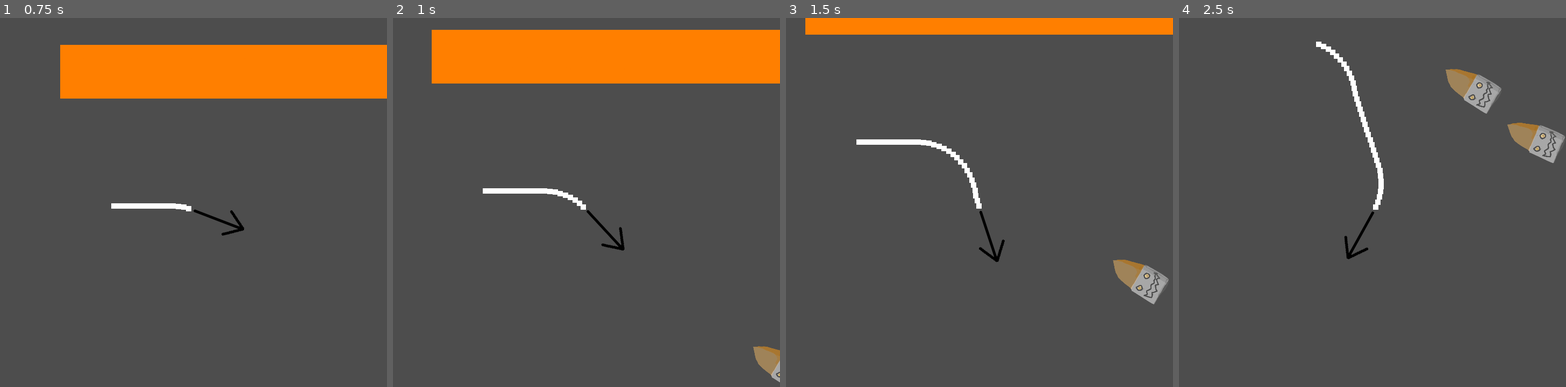
Above: before the commit, frames 1-4 (left to right).
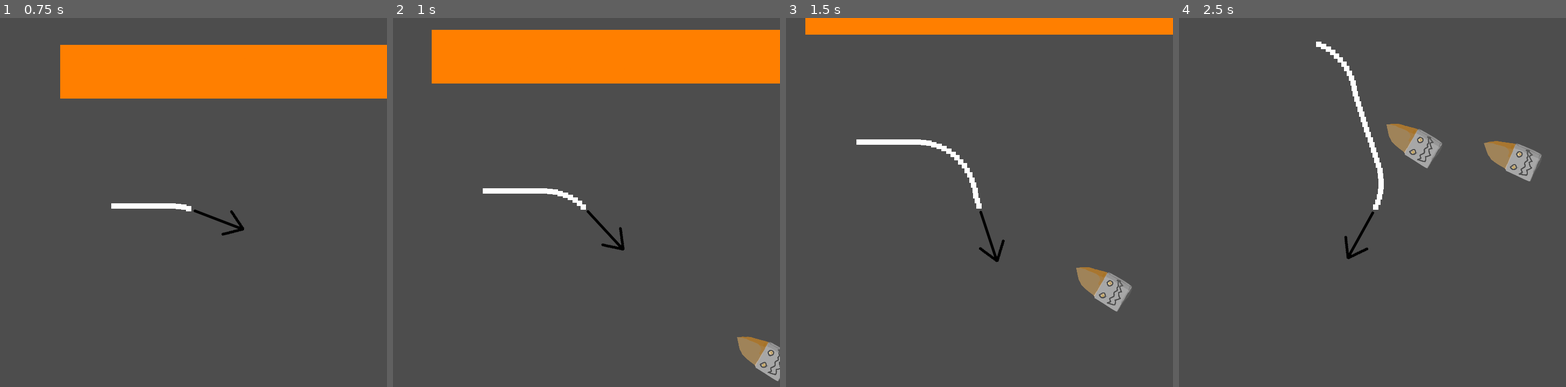
Above: after the commit, the same moments.

Repository: zazak03/jamimag
Game: Godot game, scene res://scenes/test_ennemi.tscn
Two runs of this game, one before a commit and one after it. Both use one fixed random seed, a clock stepped at 60 frames per second and the inputs below. This scene is started directly instead of the project's main scene. The engine's default icon, where the game draws it, is replaced by a stand-in: a white triangle on a blue panel in a dark square.
Inputs:
- Up to frame 1 (0.75 s): hold Right (turn_clockwise) from 0.53 s (still down)
- Up to frame 2 (1 s): keep holding Right (turn_clockwise)
- Up to frame 3 (1.5 s): release Right (turn_clockwise) at 1.28 s; tap Left (turn_counterclockwise) at 1.35 s
- Up to frame 4 (2.5 s): hold Right (turn_clockwise) from 2.03 s (still down)

Frame 1 is identical in both runs. In frame 2, 0.7% of the frame differs, in the area x 88-100%, y 86-99%; in frame 3, 1.7%; in frame 4, 3.5%, in the area x 53-100%, y 13-45%.

Commit message:
Fix de tirer

Diff:
--- a/levels/template_niveau.tscn
+++ b/levels/template_niveau.tscn
@@ -1,9 +1,16 @@
-[gd_scene load_steps=5 format=3 uid="uid://bdxy7pkblvo5g"]
+[gd_scene load_steps=7 format=3 uid="uid://bdxy7pkblvo5g"]
 
 [ext_resource type="Script" path="res://scripts/template_scene.gd" id="1_p0sas"]
 [ext_resource type="PackedScene" uid="uid://dtijo7v6bahj7" path="res://scenes/fleche_complet.tscn" id="2_ey851"]
 [ext_resource type="PackedScene" uid="uid://tpcpgbmcxab" path="res://scenes/cible.tscn" id="3_lw0q8"]
 [ext_resource type="PackedScene" uid="uid://brrdayx4y2d5" path="res://scenes/hud.tscn" id="4_p0nec"]
+[ext_resource type="PackedScene" uid="uid://0esgngfl4gg0" path="res://scenes/ennemy.tscn" id="5_d1cxa"]
+
+[sub_resource type="Curve2D" id="Curve2D_iw864"]
+_data = {
+"points": PackedVector2Array(0, 0, 0, 0, 411, 157, 0, 0, 0, 0, 580, -44, 0, 0, 0, 0, 362, -254, 0, 0, 0, 0, 411, 157)
+}
+point_count = 4
 
 [node name="TemplateScene" type="Node2D"]
 script = ExtResource("1_p0sas")
@@ -18,6 +25,14 @@
 [node name="CanvasLayer" parent="." instance=ExtResource("4_p0nec")]
 level = 1
 
+[node name="Path2D" type="Path2D" parent="."]
+curve = SubResource("Curve2D_iw864")
+
+[node name="ennemy_follow" parent="Path2D" node_paths=PackedStringArray("target") instance=ExtResource("5_d1cxa")]
+position = Vector2(411, 157)
+rotation = -0.87167
+target = NodePath("../../Fleche_complet")
+
 [connection signal="updatehud" from="." to="CanvasLayer" method="_on_template_scene_updatehud"]
 [connection signal="fleche_hit" from="Fleche_complet" to="." method="_on_fleche_complet_fleche_hit"]
 [connection signal="fleche_hit" from="Fleche_complet" to="CanvasLayer" method="_on_fleche_complet_fleche_hit"]
--- a/scenes/ennemy.tscn
+++ b/scenes/ennemy.tscn
@@ -72,7 +72,7 @@
 [node name="ennemy_oriantation" type="Node2D" parent="ennemy"]
 
 [node name="bullet_start" type="Node2D" parent="ennemy/ennemy_oriantation"]
-position = Vector2(100, 0)
+position = Vector2(135, 0)
 
 [node name="Timer" type="Timer" parent="ennemy"]
 autostart = true
--- a/scripts/ennemy.gd
+++ b/scripts/ennemy.gd
@@ -8,7 +8,7 @@
 	var bullet_instance = bullet_scene.instantiate()
 	$ennemy_oriantation.global_rotation = 0
 	$ennemy_oriantation.rotate(get_angle_to(target.global_position))
-	add_child(bullet_instance)
+	get_tree().root.add_child(bullet_instance)
 	bullet_instance.global_position = $ennemy_oriantation/bullet_start.global_position
 	bullet_instance.global_rotation = $ennemy_oriantation.global_rotation + PI/2
 
